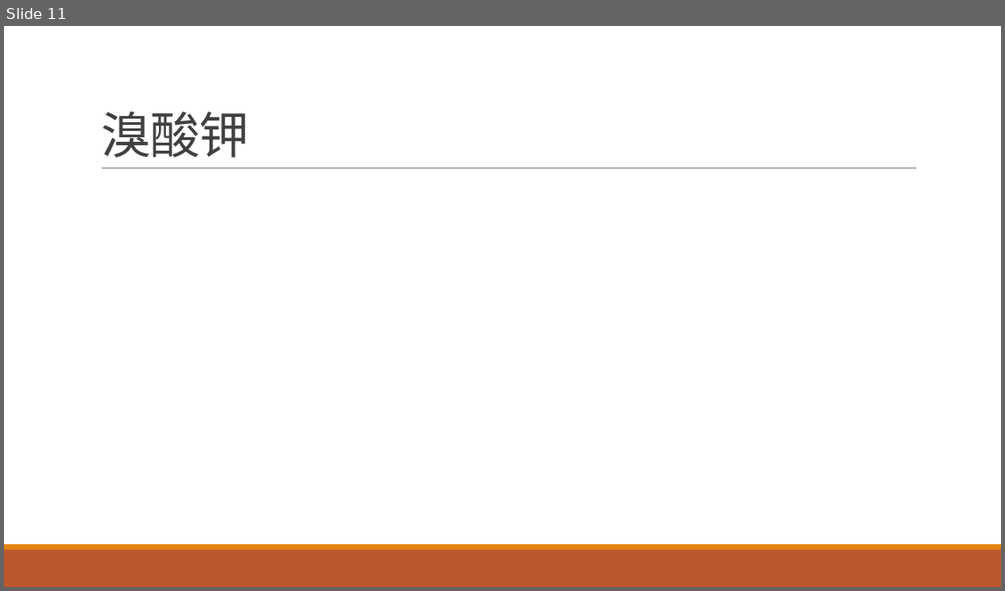
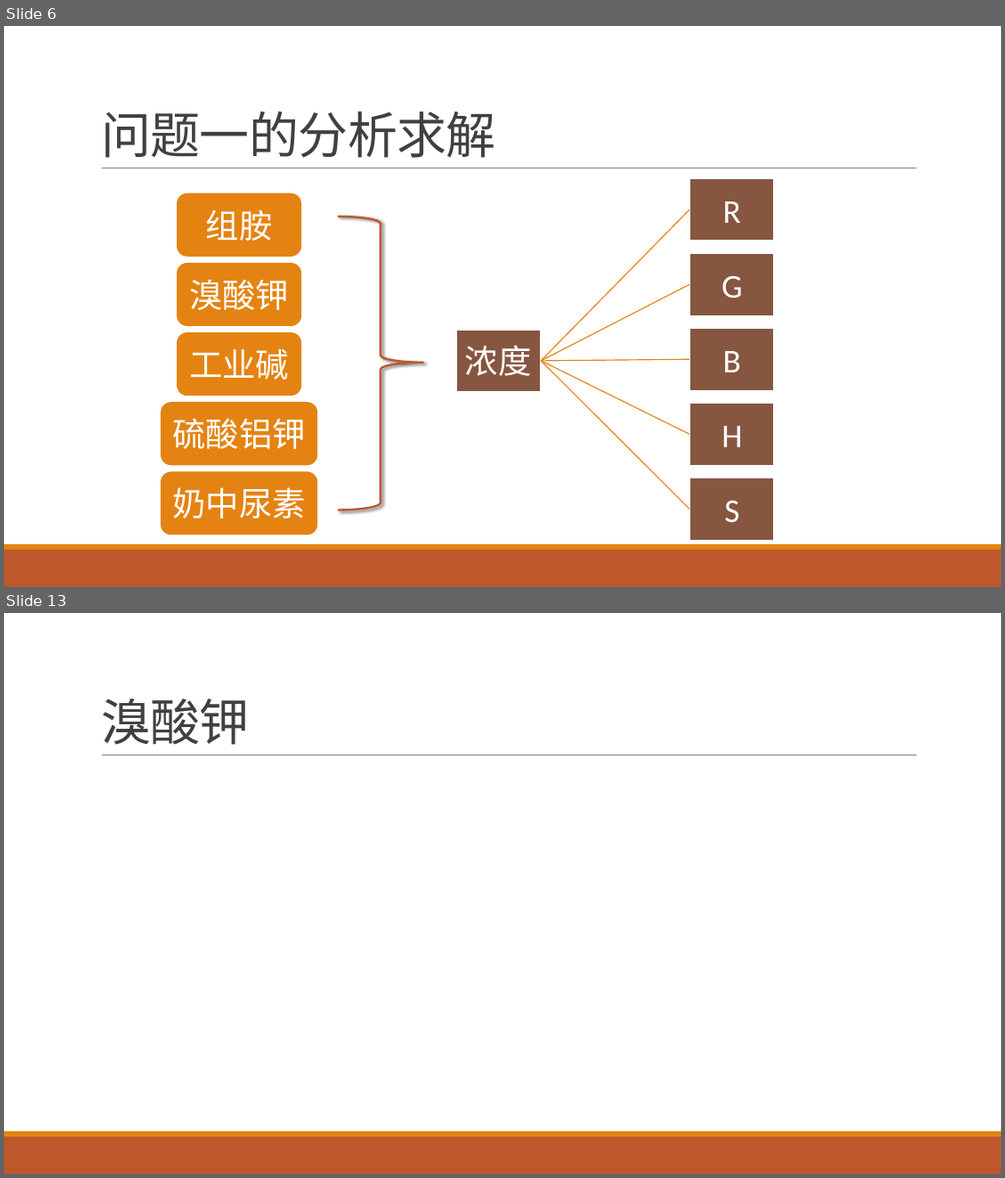
Before and after one commit to yuanjingsong/MCM_Homework, a slide deck: PreG21.pptx. Shown one above the other, each under a label of ours: slide 11 before the commit, slides 6 and 13 after it; the slides between them are not shown. The pictures are 1005x591 and 1005x1178 pixels, drawn with LibreOffice and Linux fonts; fonts in the diff are those of the drawing; grey boxes stand for pictures. Boxes give left, top, right and bottom in pixels: in the first picture for what was removed or moved away, otherwise in the second. Text is boxed around its words. In the diff, an @@ line names an element or a change of style, - is before the commit and + after.

```diff
--- a/PreG21.pptx
+++ b/PreG21.pptx
@@ slide 6 added at [4,26,1001,587], background #FFFFFF; not listed: 3 template elements that a slide beside it also shows @@
@@ title added at [101,111,496,158], 48 pt, text #404040 @@
+问题一的分析求解
@@ rectangle added at [689,178,775,241], fill #865640, outline #FFFFFF 2 pt, 32 pt, text #FFFFFF @@
+R
@@ rounded rectangle added at [177,193,301,257], fill #E48312, 32 pt, text #FFFFFF @@
+组胺
@@ line added from (541, 361) to (689, 209), #E48312 1 pt @@
@@ right brace added at [339,216,423,510], outline #BD582C 2 pt @@
@@ rounded rectangle added at [177,263,301,327], fill #E48312, 32 pt, text #FFFFFF @@
+溴酸钾
@@ rectangle added at [689,253,775,316], fill #865640, outline #FFFFFF 2 pt, 32 pt, text #FFFFFF @@
+G
@@ line added from (541, 361) to (689, 285), #E48312 1 pt @@
@@ rounded rectangle added at [177,332,301,396], fill #E48312, 32 pt, text #FFFFFF @@
+工业碱
@@ rectangle added at [455,329,541,393], fill #865640, outline #FFFFFF 2 pt, 32 pt, text #FFFFFF @@
+浓度
@@ rectangle added at [689,328,775,391], fill #865640, outline #FFFFFF 2 pt, 32 pt, text #FFFFFF @@
+B
@@ line added from (541, 361) to (689, 360), #E48312 1 pt @@
@@ line added from (541, 361) to (689, 435), #E48312 1 pt @@
@@ line added from (541, 361) to (689, 509), #E48312 1 pt @@
@@ rounded rectangle added at [161,402,317,466], fill #E48312, 32 pt, text #FFFFFF @@
+硫酸铝钾
@@ rectangle added at [689,402,775,466], fill #865640, outline #FFFFFF 2 pt, 32 pt, text #FFFFFF @@
+H
@@ rounded rectangle added at [161,472,317,535], fill #E48312, 32 pt, text #FFFFFF @@
+奶中尿素
@@ rectangle added at [689,477,775,540], fill #865640, outline #FFFFFF 2 pt, 32 pt, text #FFFFFF @@
+S
@@ what was slide 11 is now slide 13 @@
```
Also in this commit, not shown: 9 slides changed, 2 other slides added, 1 slide removed.
